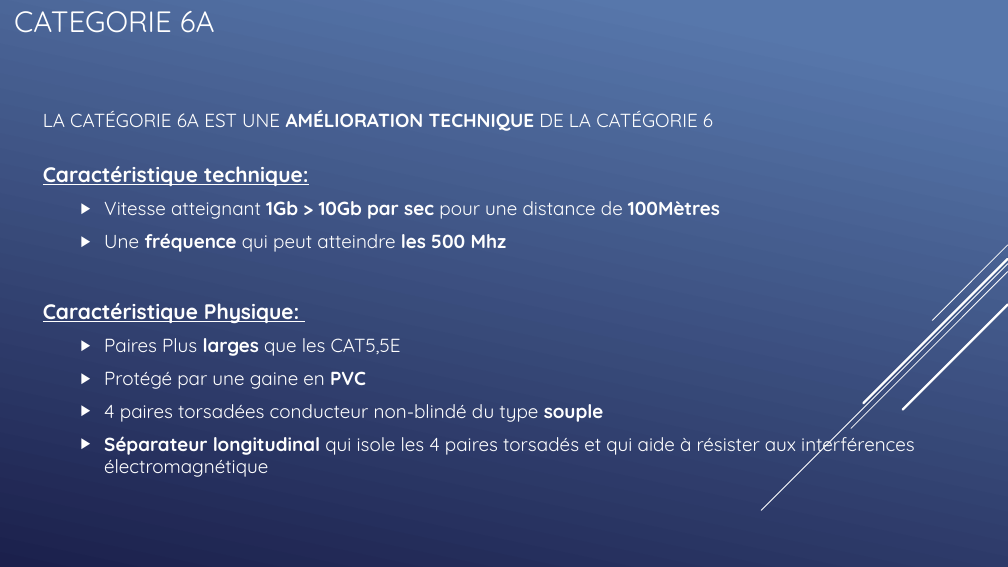
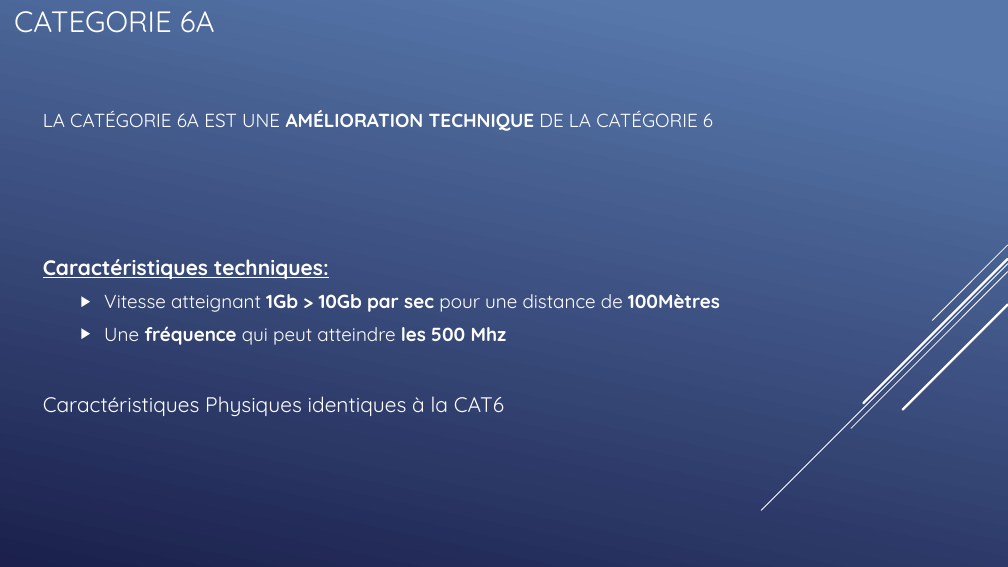
Before and after one commit to QuentinKrg/M214-Ethernet, a slide deck: slide 16 of Module 214 - Fabrication_Ethernet.pptx (slide 19 before the commit). Drawn at 1008x567 pixels with LibreOffice and Linux fonts; fonts in the diff are those of the drawing. Boxes give left, top, right and bottom in pixels: in the first picture for what was removed or moved away, otherwise in the second. Text is boxed around its words. In the diff, an @@ line names an element or a change of style, - is before the commit and + after.

```diff
--- a/Module 214 - Fabrication_Ethernet.pptx
+++ b/Module 214 - Fabrication_Ethernet.pptx
@@ text at [43,259,329,279]: text changed @@
-Caractéristique technique:
+Caractéristiques techniques:
@@ text at [43,396,504,416]: text changed; size 18 to 20 pt @@
-Caractéristique Physique:
-  ▶ Paires Plus larges que les CAT5,5E
-  ▶ Protégé par une gaine en PVC
-  ▶ 4 paires torsadées conducteur non-blindé du type souple
-  ▶ Séparateur longitudinal qui isole les 4 paires torsadés et qui aide à résister aux interférences électromagnétique
+Caractéristiques Physiques identiques à la CAT6
```
Also in this commit, not shown: 6 other slides changed, 3 slides removed.
